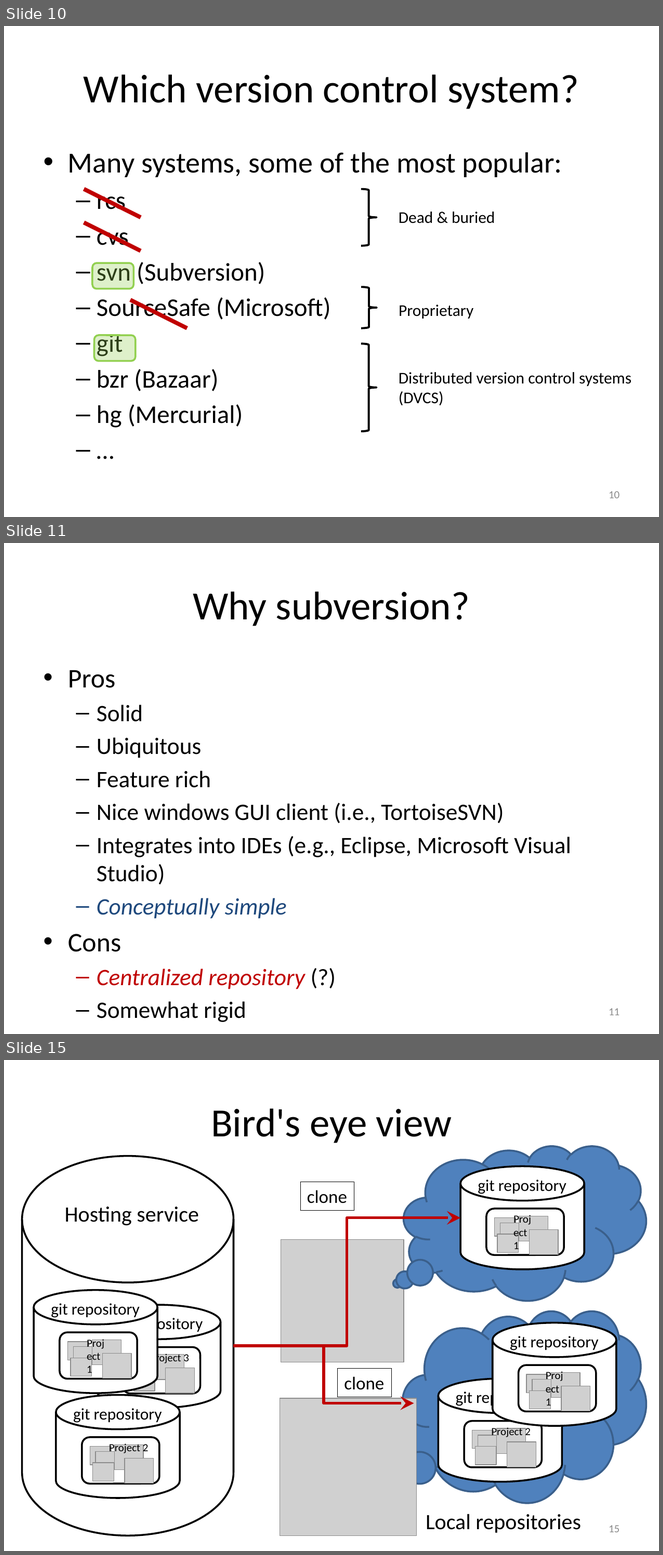
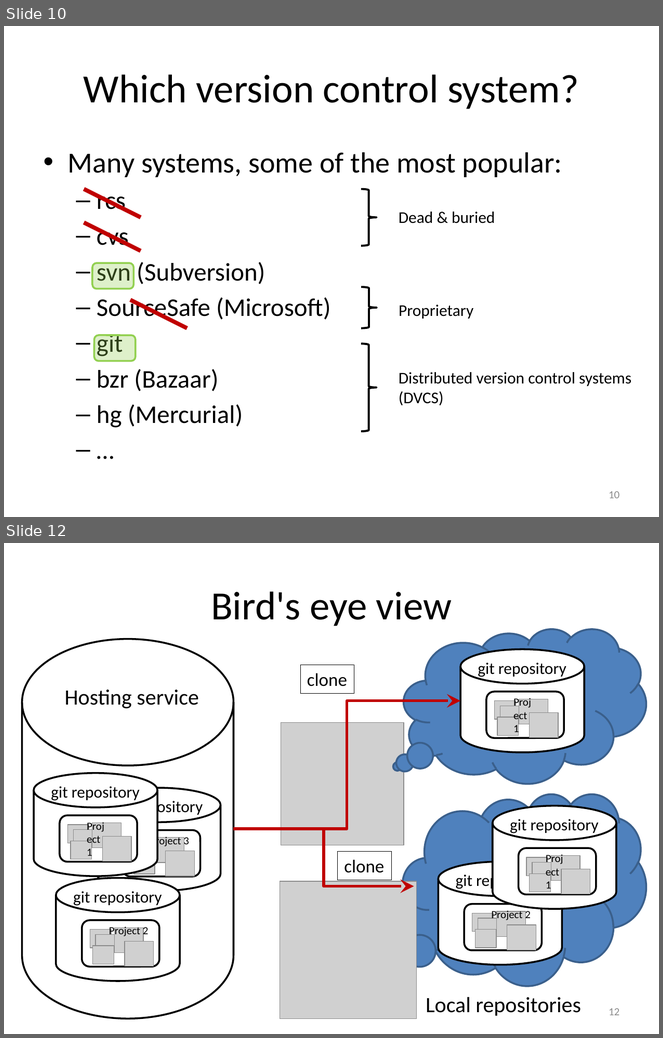
Before and after one commit to gjbex/Version-control-with-git, a slide deck: version_control_git.pptx. Shown one above the other, each under a label of ours: slides 10, 11 and 15 before the commit, slides 10 and 12 after it; the slides between them are not shown. The pictures are 663x1555 and 663x1038 pixels, drawn with LibreOffice and Linux fonts; fonts in the diff are those of the drawing; grey boxes stand for pictures. Boxes give left, top, right and bottom in pixels: in the first picture for what was removed or moved away, otherwise in the second. Text is boxed around its words. In the diff, an @@ line names an element or a change of style, - is before the commit and + after.

Commit message:
Remove subversion slides

```diff
--- a/version_control_git.pptx
+++ b/version_control_git.pptx
@@ slide 11 removed at <box>4,543,659,1034</box>, background #FFFFFF @@
@@ title removed at <box>193,591,470,626</box> @@
-Why subversion?
@@ text removed at <box>68,670,571,990</box> @@
-• Pros
-  – Solid
-  – Ubiquitous
-  – Feature rich
-  – Nice windows GUI client (i.e., TortoiseSVN)
-  – Integrates into IDEs (e.g., Eclipse, Microsoft Visual Studio)
-  – Conceptually simple
-• Cons
-  – Centralized repository (?)
-  – Somewhat rigid
@@ page number removed at <box>609,1008,620,1016</box> @@
-11
@@ what was slide 15 is now slide 12 @@
@@ page number at <box>609,1008,620,1016</box>: text changed @@
-15
+12
```
Also in this commit, not shown: 1 slide changed, 3 other slides removed.
